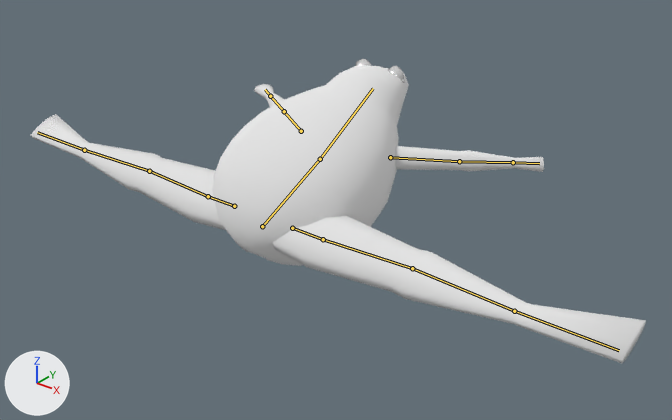
The Blender file Core/Art/Frog.blend: old version first, new version second.
Before and after are seen from a 50 mm lens placed at (15.09, -17.27, 10.15), pointed at (0.68, 0.73, -1.01). The lights are fixed; the arrows at lower left show +X, +Y and +Z. The bones that bend it are drawn over the model as lines.
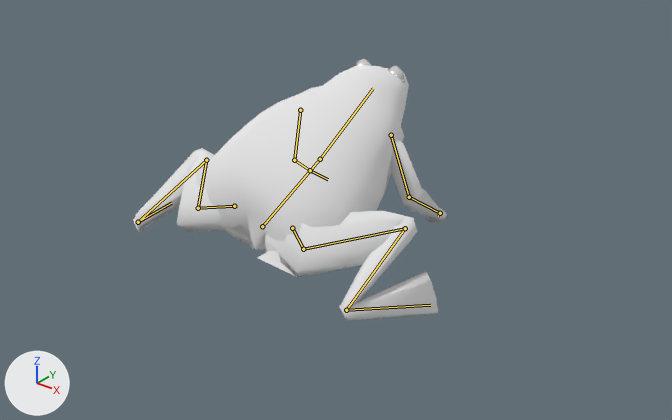
The newer file adds an action. The first version stands in its rest pose; the second is drawn at frame 1 of the action 'Idle_2'.

Pixel boxes [x1, y1, x2, y2] of what changed, in the pictures (672 x 420 px):
'Sphere', posed (49% narrower, 15% shorter)
    before: [31, 65, 646, 364]
    after: [133, 65, 447, 320]
bone 'Arm1.R', root to tip
    before: (390, 157) to (459, 161)
    after: (391, 135) to (409, 197)
bone 'Arm2.R', root to tip
    before: (459, 161) to (513, 162)
    after: (409, 197) to (440, 213)
bone 'Hand.R', root to tip
    before: (513, 162) to (539, 163)
    after: (440, 213) to (438, 216)
bone 'Arm1.L', root to tip
    before: (301, 131) to (284, 111)
    after: (300, 110) to (294, 160)
bone 'Arm2.L', root to tip
    before: (284, 111) to (270, 96)
    after: (294, 160) to (310, 170)
bone 'Hand.L', root to tip
    before: (270, 96) to (265, 89)
    after: (310, 170) to (328, 179)
bone 'Hip.R', root to tip
    before: (292, 228) to (323, 239)
    after: (292, 228) to (303, 249)
bone 'Leg1.R', root to tip
    before: (323, 239) to (412, 268)
    after: (303, 249) to (405, 228)
bone 'Leg2.R', root to tip
    before: (412, 268) to (514, 311)
    after: (405, 228) to (346, 310)
bone 'Foot.R', root to tip
    before: (514, 311) to (619, 350)
    after: (346, 310) to (430, 305)
bone 'Hip.L', root to tip
    before: (234, 206) to (208, 196)
    after: (234, 206) to (198, 208)
bone 'Leg1.L', root to tip
    before: (208, 196) to (149, 171)
    after: (198, 208) to (206, 160)
bone 'Leg2.L', root to tip
    before: (149, 171) to (84, 150)
    after: (206, 160) to (138, 222)
bone 'Foot.L', root to tip
    before: (84, 150) to (37, 132)
    after: (138, 222) to (171, 203)

The edits, one by one:
Bone 'Arm1.R' (bone_arm1_r) moves from (0.0, 0.0, 0.0) to (0.01, -0.02, 0.65).
Bone 'Arm1.R' (bone_arm1_r) turns from (0, 0, 0) to (-79, 15, -58) degrees about its own x, y and z.
Bone 'Arm2.R' (bone_arm2_r) turns from (0, 0, 0) to (-19, 17, 39) degrees about its own x, y and z.
Bone 'Hand.R' (bone_hand_r) turns from (0, 0, 0) to (-40, 21, -42) degrees about its own x, y and z.
Bone 'Arm1.L' (bone_arm1_l) moves from (0.0, 0.0, 0.0) to (-0.01, -0.02, 0.65).
Bone 'Arm1.L' (bone_arm1_l) turns from (0, 0, 0) to (-79, -15, 58) degrees about its own x, y and z.
Bone 'Arm2.L' (bone_arm2_l) turns from (0, 0, 0) to (-19, -17, -39) degrees about its own x, y and z.
Bone 'Hand.L' (bone_hand_l) turns from (0, 0, 0) to (-40, -21, 42) degrees about its own x, y and z.
Bone 'Hip.R' (bone_hip_r) turns from (0, 0, 0) to (-6, -3, -33) degrees about its own x, y and z.
Bone 'Leg1.R' (bone_leg1_r) turns from (0, 0, 0) to (11, 19, 84) degrees about its own x, y and z.
Bone 'Leg2.R' (bone_leg2_r) turns from (0, 0, 0) to (0, 0, -128) degrees about its own x, y and z.
Bone 'Foot.R' (bone_foot_r) turns from (0, 0, 0) to (-24, -8, 141) degrees about its own x, y and z.
Bone 'Hip.L' (bone_hip_l) turns from (0, 0, 0) to (-6, 3, 33) degrees about its own x, y and z.
Bone 'Leg1.L' (bone_leg1_l) turns from (0, 0, 0) to (11, -19, -84) degrees about its own x, y and z.
Bone 'Leg2.L' (bone_leg2_l) turns from (0, 0, 0) to (0, 0, 128) degrees about its own x, y and z.
Bone 'Foot.L' (bone_foot_l) turns from (0, 0, 0) to (-24, 8, -141) degrees about its own x, y and z.
